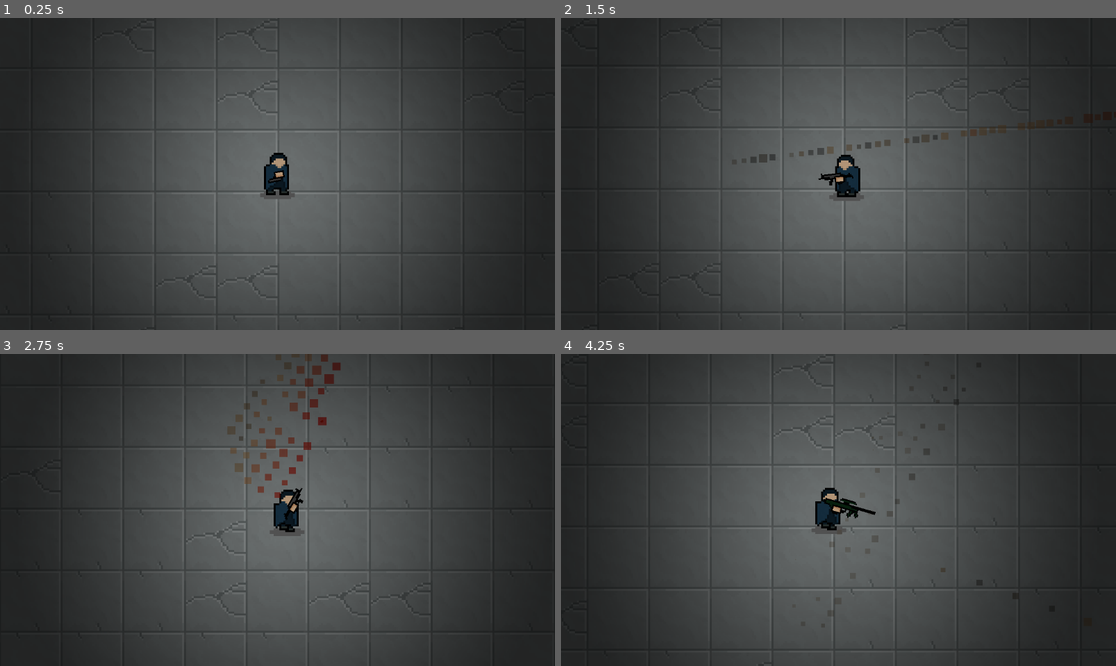
Above: before the commit, frames 1-4 (two rows, left to right).
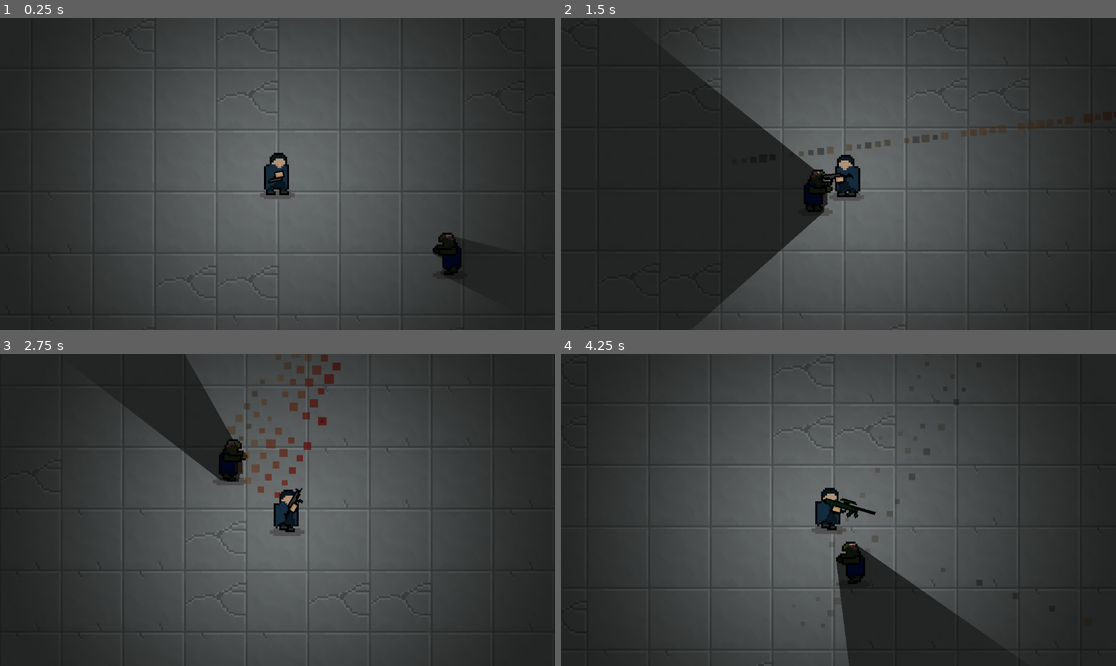
Above: after the commit, the same moments.

Repository: userbooi/Daydream-Toronto
Game: Godot game, scene res://Scenes/main.tscn
Two runs of this game, one before a commit and one after it. Both use one fixed random seed, a clock stepped at 60 frames per second and the inputs below.
Inputs (mouse positions are in pixels of both pictures, inside the frame that each line leads up to):
- Up to frame 1 (0.25 s): no input
- Up to frame 2 (1.5 s): move the mouse to (960, 158) at 0.52 s; press the mouse at (960, 158) at 0.53 s; hold D (right) 0.53-1.28 s; move the mouse to (727, 189) at 1.27 s; release the mouse at (727, 189) at 1.28 s; hold S (down) from 1.28 s (still down); tap 1 (switch_weapon) at 1.35 s
- Up to frame 3 (2.75 s): move the mouse to (333, 441) at 2.02 s; release S (down) at 2.03 s; press the mouse at (333, 441) at 2.03 s; hold D (right) from 2.03 s (still down)
- Up to frame 4 (4.25 s): move the mouse to (810, 572) at 2.77 s; release D (right) at 2.78 s; release the mouse at (810, 572) at 2.78 s; hold W (up) 2.78-3.53 s; tap 1 (switch_weapon) at 2.85 s; move the mouse to (1005, 556) at 3.52 s; press the mouse at (1005, 556) at 3.53 s; hold A (left) from 3.53 s (still down)

The runs differ from the first frame. In frame 1, 0.5% of the frame differs, in the area x 77-84%, y 68-84%; in frame 2, 12%, in the area x 18-49%, y 19-92%; in frame 3, 3.5%; in frame 4, 5.8%.

Commit message:
Fixed merge error

Diff:
--- a/Scenes/player.tscn
+++ b/Scenes/player.tscn
@@ -8,7 +8,6 @@
 [ext_resource type="Texture2D" uid="uid://crowdnien4gaw" path="res://Assets/entities/player_walk5.png" id="6_igv3n"]
 [ext_resource type="Script" path="res://Scripts/Components/physics_component.gd" id="7_jyxg6"]
 [ext_resource type="PackedScene" uid="uid://dr0nl1qny8n4r" path="res://Scenes/guns.tscn" id="8_n14a5"]
-[ext_resource type="Texture2D" uid="uid://bmvqu57y6bglh" path="res://Assets/lightmap/lightmap.png" id="9_qqu82"]
 [ext_resource type="Script" path="res://Scripts/Components/health_component.gd" id="9_v7qyx"]
 [ext_resource type="Script" path="res://Scripts/Components/hurtbox_component.gd" id="10_dnbly"]
 [ext_resource type="Texture2D" uid="uid://bmvqu57y6bglh" path="res://Assets/lightmap/lightmap.png" id="11_t83i1"]
@@ -100,9 +99,8 @@
 shape = SubResource("RectangleShape2D_dawwe")
 
 [node name="PointLight2D" type="PointLight2D" parent="."]
-scale = Vector2(2.2, 2.2)
+position = Vector2(1.19209e-07, -1.90735e-06)
+scale = Vector2(2.32669, 2.1753)
 energy = 0.5
 shadow_enabled = true
-shadow_filter = 2
-shadow_filter_smooth = 3.0
 texture = ExtResource("11_t83i1")
--- a/Scenes/zombie.tscn
+++ b/Scenes/zombie.tscn
@@ -1,5 +1,4 @@
 [gd_scene load_steps=18 format=3 uid="uid://buklchbsap0a2"]
-
 [ext_resource type="Texture2D" uid="uid://df2kl25x0kqkj" path="res://Assets/entities/zombie_walking1.png" id="1_bqqdo"]
 [ext_resource type="Script" path="res://Scripts/zombie.gd" id="1_yqs2x"]
 [ext_resource type="Texture2D" uid="uid://bi1oevfdaprrc" path="res://Assets/entities/zombie_walking2.png" id="2_muw8h"]
@@ -122,7 +121,7 @@
 shape = SubResource("CapsuleShape2D_aqpfa")
 
 [node name="LightOccluder2D" type="LightOccluder2D" parent="."]
-occluder = SubResource("OccluderPolygon2D_m0qp5")
+occluder = SubResource("OccluderPolygon2D_vjy30")
 
 [connection signal="body_entered" from="Area2D" to="." method="_on_body_entered"]
 [connection signal="body_exited" from="Area2D" to="." method="_on_body_exited"]
